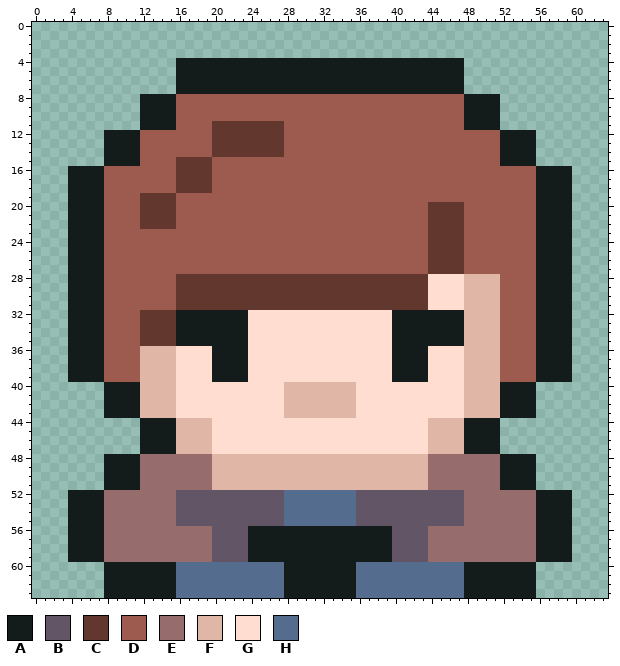
Pixel-art sprite: graphics/npcs/dietrich/move/1.png. Above, as it was before the edit.
The file is 64x64 pixels.
Palette (. is transparent): A #141b1b  B #625565  C #61372e  D #9c5b4e  E #966c6c  F #e0b7a6  G #ffded1  H #546d8e
Pixels before (only the part around the change), first column x 0:
 1 ................................................................
 2 ................................................................
 3 ................................................................
 4 ................AAAAAAAAAAAAAAAAAAAAAAAAAAAAAAAA................
 5 ................AAAAAAAAAAAAAAAAAAAAAAAAAAAAAAAA................
 6 ................AAAAAAAAAAAAAAAAAAAAAAAAAAAAAAAA................
 7 ................AAAAAAAAAAAAAAAAAAAAAAAAAAAAAAAA................
 8 ............AAAADDDDDDDDDDDDDDDDDDDDDDDDDDDDDDDDAAAA............
 9 ............AAAADDDDDDDDDDDDDDDDDDDDDDDDDDDDDDDDAAAA............
10 ............AAAADDDDDDDDDDDDDDDDDDDDDDDDDDDDDDDDAAAA............
11 ............AAAADDDDCCCCCCCCDDDDDDDDDDDDDDDDDDDDAAAA............
12 ........AAAADDDDDDDDCCCCCCCCDDDDDDDDDDDDDDDDDDDDDDDDAAAA........
13 ........AAAADDDDDDDDCCCCCCCCDDDDDDDDDDDDDDDDDDDDDDDDAAAA........
14 ........AAAADDDDDDDDCCCCCCCCDDDDDDDDDDDDDDDDDDDDDDDDAAAA........
15 ........AAAADDDDCCCCDDDDDDDDDDDDDDDDDDDDDDDDDDDDDDDDAAAA........
16 ....AAAADDDDDDDDCCCCDDDDDDDDDDDDDDDDDDDDDDDDDDDDDDDDDDDDAAAA....
17 ....AAAADDDDDDDDCCCCDDDDDDDDDDDDDDDDDDDDDDDDDDDDDDDDDDDDAAAA....
18 ....AAAADDDDDDDDCCCCDDDDDDDDDDDDDDDDDDDDDDDDDDDDDDDDDDDDAAAA....
19 ....AAAADDDDCCCCDDDDDDDDDDDDDDDDDDDDDDDDDDDDDDDDDDDDDDDDAAAA....
20 ....AAAADDDDCCCCDDDDDDDDDDDDDDDDDDDDDDDDDDDDCCCCDDDDDDDDAAAA....
21 ....AAAADDDDCCCCDDDDDDDDDDDDDDDDDDDDDDDDDDDDCCCCDDDDDDDDAAAA....
22 ....AAAADDDDCCCCDDDDDDDDDDDDDDDDDDDDDDDDDDDDCCCCDDDDDDDDAAAA....
23 ....AAAADDDDDDDDDDDDDDDDDDDDDDDDDDDDDDDDDDDDCCCCDDDDDDDDAAAA....
24 ....AAAADDDDDDDDDDDDDDDDDDDDDDDDDDDDDDDDDDDDCCCCDDDDDDDDAAAA....
25 ....AAAADDDDDDDDDDDDDDDDDDDDDDDDDDDDDDDDDDDDCCCCDDDDDDDDAAAA....
26 ....AAAADDDDDDDDDDDDDDDDDDDDDDDDDDDDDDDDDDDDCCCCDDDDDDDDAAAA....
27 ....AAAADDDDDDDDDDDDDDDDDDDDDDDDDDDDDDDDDDDDCCCCDDDDDDDDAAAA....
28 ....AAAADDDDDDDDCCCCCCCCCCCCCCCCCCCCCCCCCCCCGGGGFFFFDDDDAAAA....
29 ....AAAADDDDDDDDCCCCCCCCCCCCCCCCCCCCCCCCCCCCGGGGFFFFDDDDAAAA....
30 ....AAAADDDDDDDDCCCCCCCCCCCCCCCCCCCCCCCCCCCCGGGGFFFFDDDDAAAA....
31 ....AAAADDDDDDDDCCCCCCCCCCCCCCCCCCCCCCCCCCCCGGGGFFFFDDDDAAAA....
32 ....AAAADDDDCCCCAAAAAAAAGGGGGGGGGGGGGGGGAAAAAAAAFFFFDDDDAAAA....
33 ....AAAADDDDCCCCAAAAAAAAGGGGGGGGGGGGGGGGAAAAAAAAFFFFDDDDAAAA....
34 ....AAAADDDDCCCCAAAAAAAAGGGGGGGGGGGGGGGGAAAAAAAAFFFFDDDDAAAA....
35 ....AAAADDDDCCCCAAAAAAAAGGGGGGGGGGGGGGGGAAAAAAAAFFFFDDDDAAAA....
36 ....AAAADDDDFFFFGGGGAAAAGGGGGGGGGGGGGGGGAAAAGGGGFFFFDDDDAAAA....
37 ....AAAADDDDFFFFGGGGAAAAGGGGGGGGGGGGGGGGAAAAGGGGFFFFDDDDAAAA....
38 ....AAAADDDDFFFFGGGGAAAAGGGGGGGGGGGGGGGGAAAAGGGGFFFFDDDDAAAA....
39 ....AAAADDDDFFFFGGGGAAAAGGGGGGGGGGGGGGGGAAAAGGGGFFFFDDDDAAAA....
40 ........AAAAFFFFGGGGGGGGGGGGFFFFFFFFGGGGGGGGGGGGFFFFAAAA........
41 ........AAAAFFFFGGGGGGGGGGGGFFFFFFFFGGGGGGGGGGGGFFFFAAAA........
42 ........AAAAFFFFGGGGGGGGGGGGFFFFFFFFGGGGGGGGGGGGFFFFAAAA........
43 ........AAAAFFFFGGGGGGGGGGGGFFFFFFFFGGGGGGGGGGGGFFFFAAAA........
44 ............AAAAFFFFGGGGGGGGGGGGGGGGGGGGGGGGFFFFAAAA............
45 ............AAAAFFFFGGGGGGGGGGGGGGGGGGGGGGGGFFFFAAAA............
46 ............AAAAFFFFGGGGGGGGGGGGGGGGGGGGGGGGFFFFAAAA............
47 ............AAAAFFFFGGGGGGGGGGGGGGGGGGGGGGGGFFFFAAAA............
48 ........AAAAEEEEEEEEFFFFFFFFFFFFFFFFFFFFFFFFEEEEEEEEAAAA........
49 ........AAAAEEEEEEEEFFFFFFFFFFFFFFFFFFFFFFFFEEEEEEEEAAAA........
50 ........AAAAEEEEEEEEFFFFFFFFFFFFFFFFFFFFFFFFEEEEEEEEAAAA........
51 ........AAAAEEEEEEEEFFFFFFFFFFFFFFFFFFFFFFFFEEEEEEEEAAAA........
52 ....AAAAEEEEEEEEBBBBBBBBBBBBHHHHHHHHBBBBBBBBBBBBEEEEEEEEAAAA....
53 ....AAAAEEEEEEEEBBBBBBBBBBBBHHHHHHHHBBBBBBBBBBBBEEEEEEEEAAAA....
54 ....AAAAEEEEEEEEBBBBBBBBBBBBHHHHHHHHBBBBBBBBBBBBEEEEEEEEAAAA....
55 ....AAAAEEEEEEEEBBBBBBBBBBBBHHHHHHHHBBBBBBBBBBBBEEEEEEEEAAAA....
56 ....AAAAEEEEEEEEEEEEBBBBAAAAAAAAAAAAAAAABBBBEEEEEEEEEEEEAAAA....
57 ....AAAAEEEEEEEEEEEEBBBBAAAAAAAAAAAAAAAABBBBEEEEEEEEEEEEAAAA....
58 ....AAAAEEEEEEEEEEEEBBBBAAAAAAAAAAAAAAAABBBBEEEEEEEEEEEEAAAA....
59 ....AAAAEEEEEEEEEEEEBBBBAAAAAAAAAAAAAAAABBBBEEEEEEEEEEEEAAAA....
60 ........AAAAAAAAHHHHHHHHHHHHAAAAAAAAHHHHHHHHHHHHAAAAAAAA........
61 ........AAAAAAAAHHHHHHHHHHHHAAAAAAAAHHHHHHHHHHHHAAAAAAAA........
62 ........AAAAAAAAHHHHHHHHHHHHAAAAAAAAHHHHHHHHHHHHAAAAAAAA........
63 ........AAAAAAAAHHHHHHHHHHHHAAAAAAAAHHHHHHHHHHHHAAAAAAAA........
After the commit:
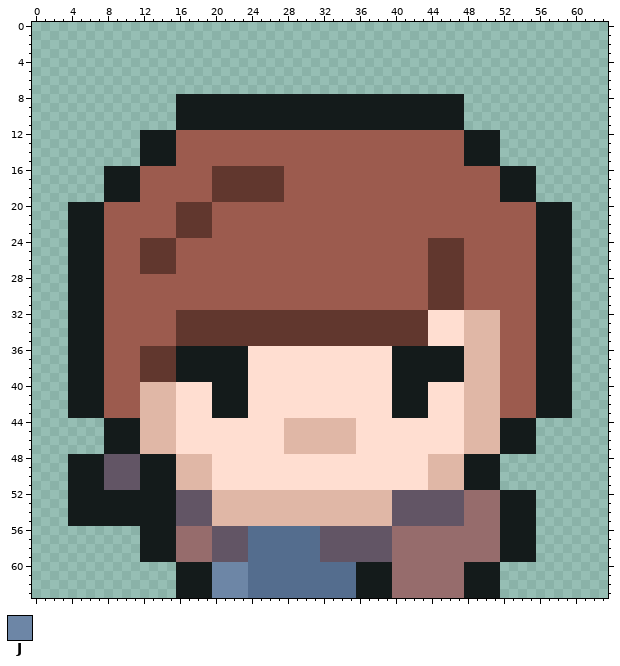
Colours new in this view: J #6d86a6
Difference:
Changed rows in their new state; - is an unchanged pixel.
first column x 4:
 4 ------------................................------------
 5 ------------................................------------
 6 ------------................................------------
 7 ------------................................------------
 8 --------....AAAAAAAAAAAAAAAAAAAAAAAAAAAAAAAA....--------
 9 --------....AAAAAAAAAAAAAAAAAAAAAAAAAAAAAAAA....--------
10 --------....AAAAAAAAAAAAAAAAAAAAAAAAAAAAAAAA....--------
11 --------....AAAAAAAAAAAAAAAAAAAAAAAAAAAAAAAA....--------
12 ----....AAAA----DDDDDDDD--------------------AAAA....----
13 ----....AAAA----DDDDDDDD--------------------AAAA....----
14 ----....AAAA----DDDDDDDD--------------------AAAA....----
15 ----....AAAADDDD----------------------------AAAA....----
16 ....AAAA----DDDDCCCCCCCC------------------------AAAA....
17 ....AAAA----DDDDCCCCCCCC------------------------AAAA....
18 ....AAAA----DDDDCCCCCCCC------------------------AAAA....
19 ....AAAADDDD----CCCCCCCC------------------------AAAA....
20 --------DDDDCCCC------------------------DDDD------------
21 --------DDDDCCCC------------------------DDDD------------
22 --------DDDDCCCC------------------------DDDD------------
23 ------------CCCC------------------------DDDD------------
24 --------CCCC--------------------------------------------
25 --------CCCC--------------------------------------------
26 --------CCCC--------------------------------------------
27 --------CCCC--------------------------------------------
28 ------------DDDDDDDDDDDDDDDDDDDDDDDDDDDDCCCCDDDD--------
29 ------------DDDDDDDDDDDDDDDDDDDDDDDDDDDDCCCCDDDD--------
30 ------------DDDDDDDDDDDDDDDDDDDDDDDDDDDDCCCCDDDD--------
31 ------------DDDDDDDDDDDDDDDDDDDDDDDDDDDDCCCCDDDD--------
32 --------DDDDCCCCCCCCCCCCCCCCCCCCCCCCCCCCGGGG------------
33 --------DDDDCCCCCCCCCCCCCCCCCCCCCCCCCCCCGGGG------------
34 --------DDDDCCCCCCCCCCCCCCCCCCCCCCCCCCCCGGGG------------
35 --------DDDDCCCCCCCCCCCCCCCCCCCCCCCCCCCCGGGG------------
36 --------CCCCAAAA------------------------AAAA------------
37 --------CCCCAAAA------------------------AAAA------------
38 --------CCCCAAAA------------------------AAAA------------
39 --------CCCCAAAA------------------------AAAA------------
40 AAAADDDD--------AAAA----GGGGGGGG----AAAA--------DDDDAAAA
41 AAAADDDD--------AAAA----GGGGGGGG----AAAA--------DDDDAAAA
42 AAAADDDD--------AAAA----GGGGGGGG----AAAA--------DDDDAAAA
43 AAAADDDD--------AAAA----GGGGGGGG----AAAA--------DDDDAAAA
44 ----AAAAFFFFGGGG--------FFFFFFFF--------GGGGFFFFAAAA----
45 ----AAAAFFFFGGGG--------FFFFFFFF--------GGGGFFFFAAAA----
46 ----AAAAFFFFGGGG--------FFFFFFFF--------GGGGFFFFAAAA----
47 ----AAAAFFFFGGGG--------FFFFFFFF--------GGGGFFFFAAAA----
48 AAAABBBBAAAAFFFFGGGGGGGGGGGGGGGGGGGGGGGGFFFFAAAA....----
49 AAAABBBBAAAAFFFFGGGGGGGGGGGGGGGGGGGGGGGGFFFFAAAA....----
50 AAAABBBBAAAAFFFFGGGGGGGGGGGGGGGGGGGGGGGGFFFFAAAA....----
51 AAAABBBBAAAAFFFFGGGGGGGGGGGGGGGGGGGGGGGGFFFFAAAA....----
52 ----AAAAAAAA----FFFFFFFFFFFFFFFFFFFF------------AAAA....
53 ----AAAAAAAA----FFFFFFFFFFFFFFFFFFFF------------AAAA....
54 ----AAAAAAAA----FFFFFFFFFFFFFFFFFFFF------------AAAA....
55 ----AAAAAAAA----FFFFFFFFFFFFFFFFFFFF------------AAAA....
56 ........AAAA--------HHHHHHHHBBBBBBBBEEEE--------AAAA....
57 ........AAAA--------HHHHHHHHBBBBBBBBEEEE--------AAAA....
58 ........AAAA--------HHHHHHHHBBBBBBBBEEEE--------AAAA....
59 ........AAAA--------HHHHHHHHBBBBBBBBEEEE--------AAAA....
60 ----........AAAAJJJJ----HHHHHHHHAAAAEEEEEEEE----....----
61 ----........AAAAJJJJ----HHHHHHHHAAAAEEEEEEEE----....----
62 ----........AAAAJJJJ----HHHHHHHHAAAAEEEEEEEE----....----
63 ----........AAAAJJJJ----HHHHHHHHAAAAEEEEEEEE----....----
